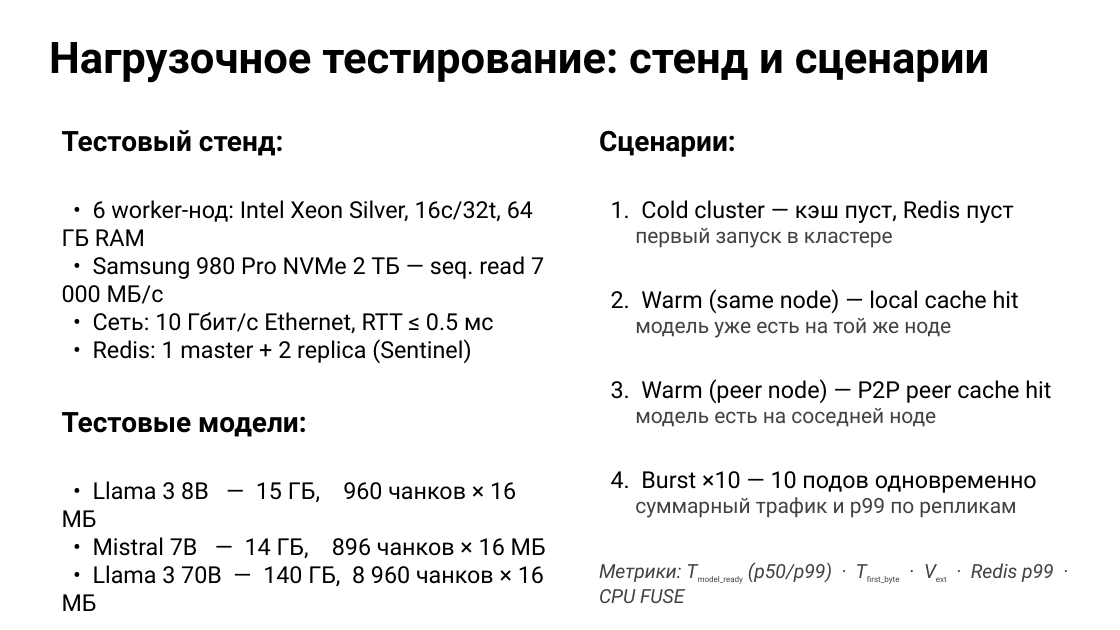
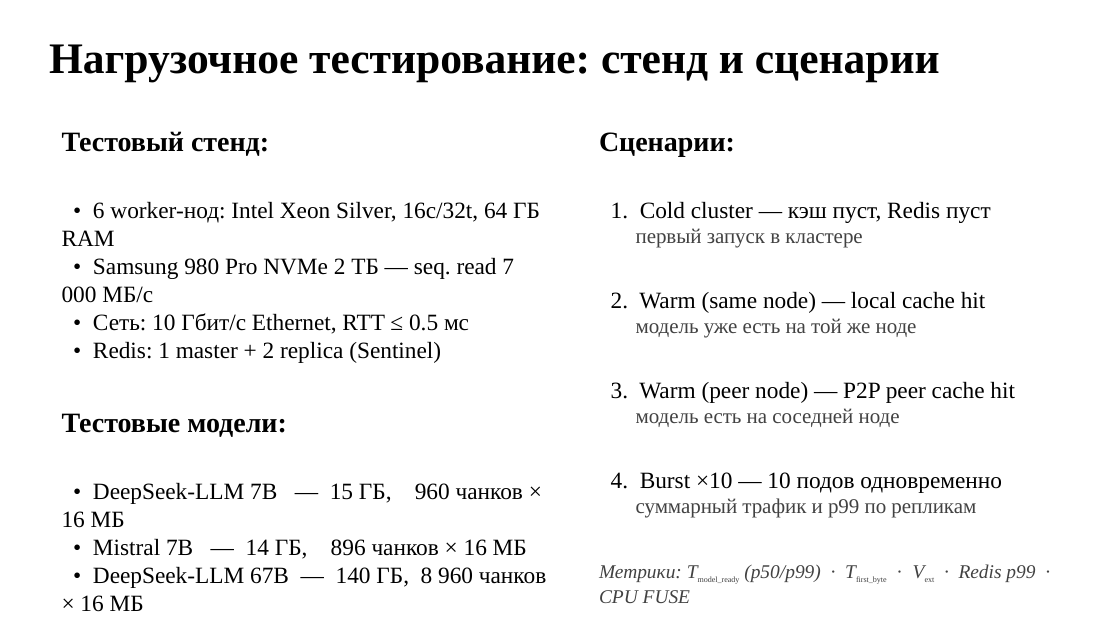
Before and after one commit to tenzm/diploma, a slide deck: slide 8 of pptx/final-pptx-v2.pptx. Drawn at 1120x630 pixels with LibreOffice and Linux fonts; fonts in the diff are those of the drawing. Boxes give left, top, right and bottom in pixels: in the first picture for what was removed or moved away, otherwise in the second. Text is boxed around its words. In the diff, an @@ line names an element or a change of style, - is before the commit and + after.

```diff
--- a/pptx/final-pptx-v2.pptx
+++ b/pptx/final-pptx-v2.pptx
@@ text "Нагрузочное тестирование: стенд и сценарии" at [49,44,940,82]: font Roboto to Times New Roman @@
@@ text "Сценарии:" at [599,132,1035,603]: font Roboto to Times New Roman @@
@@ text at [62,131,540,559]: font Roboto to Times New Roman in "Тестовый стенд:", "• 6 worker-нод: Intel Xeon Silver, 16c/32t, ...", "• Samsung 980 Pro NVMe 2 ТБ ...", "• Сеть: 10 Гбит/с Ethernet, RTT ≤ ..." and 3 more places @@
@@ text at [62,482,523,528]: text changed; font Roboto to Times New Roman @@
-• Llama 3 8B — 15 ГБ, 960 чанков × 16 МБ
+• DeepSeek-LLM 7B — 15 ГБ, 960 чанков × 16 МБ
@@ text at [80,566,546,612]: text changed; font Roboto to Times New Roman @@
-• Llama 3 70B — 140 ГБ, 8 960 чанков × 16 МБ
+• DeepSeek-LLM 67B — 140 ГБ, 8 960 чанков × 16 МБ
```
Also in this commit, not shown: 11 other slides changed, 40 other files.
